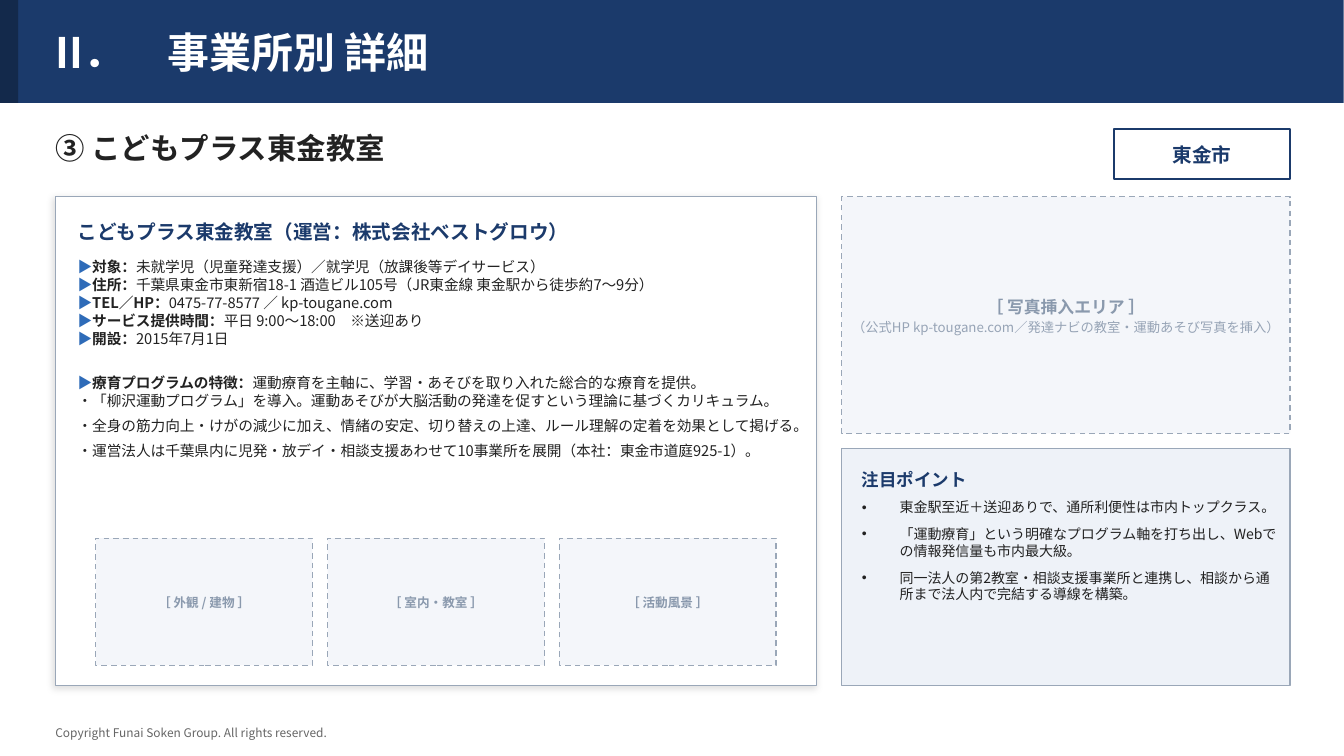
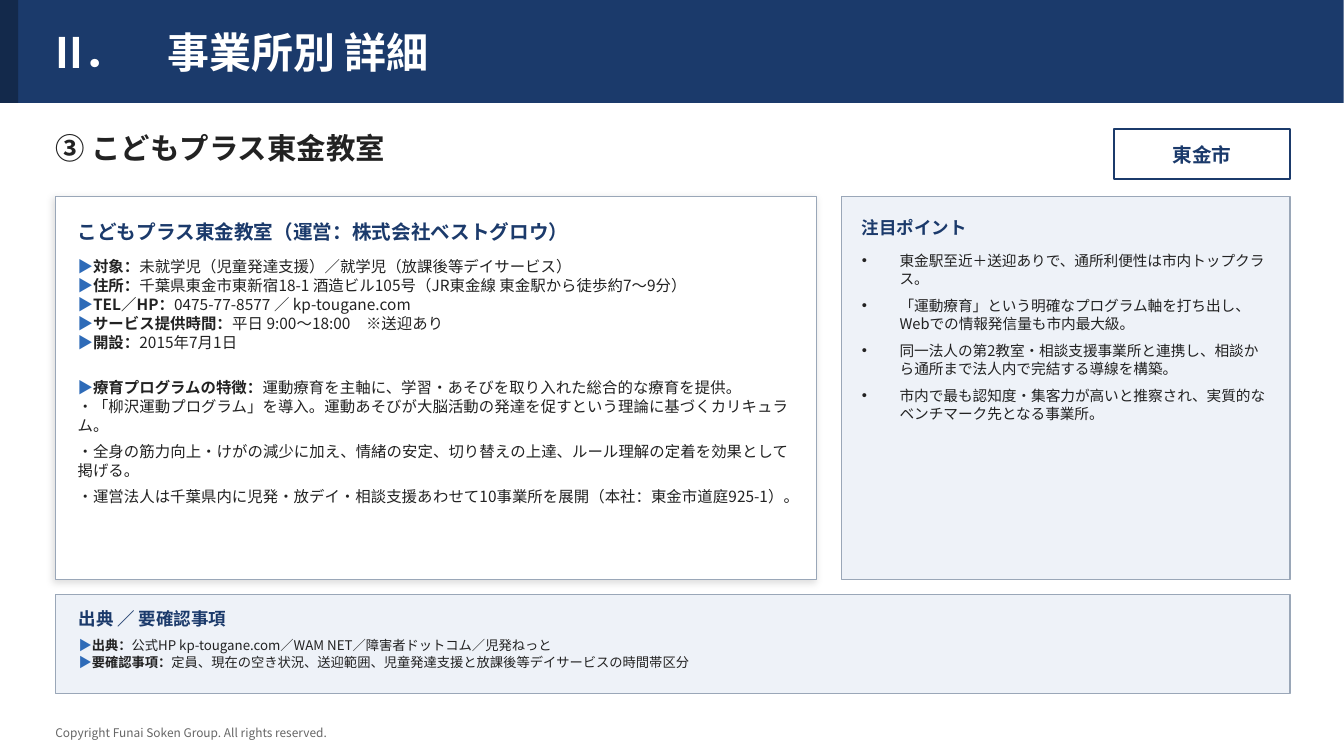
Before and after one commit to efejdjeifienfneafnwaj/-, a slide deck: slide 6 of 東金市_児童発達支援_事業所調査.pptx. Drawn at 1344x756 pixels with LibreOffice and Linux fonts; fonts in the diff are those of the drawing. Boxes give left, top, right and bottom in pixels: in the first picture for what was removed or moved away, otherwise in the second. Text is boxed around its words. In the diff, an @@ line names an element or a change of style, - is before the commit and + after.

```diff
--- a/東金市_児童発達支援_事業所調査.pptx
+++ b/東金市_児童発達支援_事業所調査.pptx
@@ rectangle: place and size @@
-rectangle at (55,197,817,686)
+rectangle at (55,197,817,580)
@@ rectangle: place and size @@
-rectangle at (842,449,1291,686)
+rectangle at (842,197,1291,580)
@@ rectangle removed at (842,197,1291,434) @@
-［ 写真挿入エリア ］
-（公式HP kp-tougane.com／発達ナビの教室・運動あそび写真を挿入）
@@ text "注目ポイント": place and size @@
-text "注目ポイント" at (862,471,967,488)
+text "注目ポイント" at (862,219,967,236)
@@ text "▶対象：未就学児（児童発達支援）／就学児（放課後等デイサービス）" at (78,259,799,504): size 10.5 to 11 pt @@
@@ text "東金駅至近＋送迎ありで、通所利便性は市内トップクラス。": place and size @@
-text "東金駅至近＋送迎ありで、通所利便性は市内トップクラス。" at (900,500,1277,600)
+text "東金駅至近＋送迎ありで、通所利便性は市内トップクラス。" at (900,253,1266,421)
@@ text at (900,253,1265,375): size 10 to 10.5 pt in "東金駅至近＋送迎ありで、通所利便性は市内トップクラス。", "「運動療育」という明確なプログラム軸を打ち出し、Webでの情報発信量も市内最大級。", "同一法人の第2教室・相談支援事業所と連携し、相談から通所まで法人内で完結する導線を構築。" @@
@@ text at (900,388,1266,421): paragraph added @@
+• 市内で最も認知度・集客力が高いと推察され、実質的なベンチマーク先となる事業所。
@@ rectangle removed at (96,538,313,665) @@
-［ 外観 / 建物 ］
@@ rectangle removed at (328,538,544,665) @@
-［ 室内・教室 ］
@@ rectangle removed at (560,538,776,665) @@
-［ 活動風景 ］
@@ rectangle added at (55,595,1291,694), fill #EEF2F8, outline #9AA7B8 1 pt @@
@@ text added at (79,608,226,631), 12.5 pt, text #1B3A6B, bold @@
+出典 ／ 要確認事項
@@ text added at (79,638,690,669), 9.5 pt, text #222222 @@
+▶出典：公式HP kp-tougane.com／WAM NET／障害者ドットコム／児発ねっと
+▶要確認事項：定員、現在の空き状況、送迎範囲、児童発達支援と放課後等デイサービスの時間帯区分
```
Also in this commit, not shown: 9 other slides changed.
